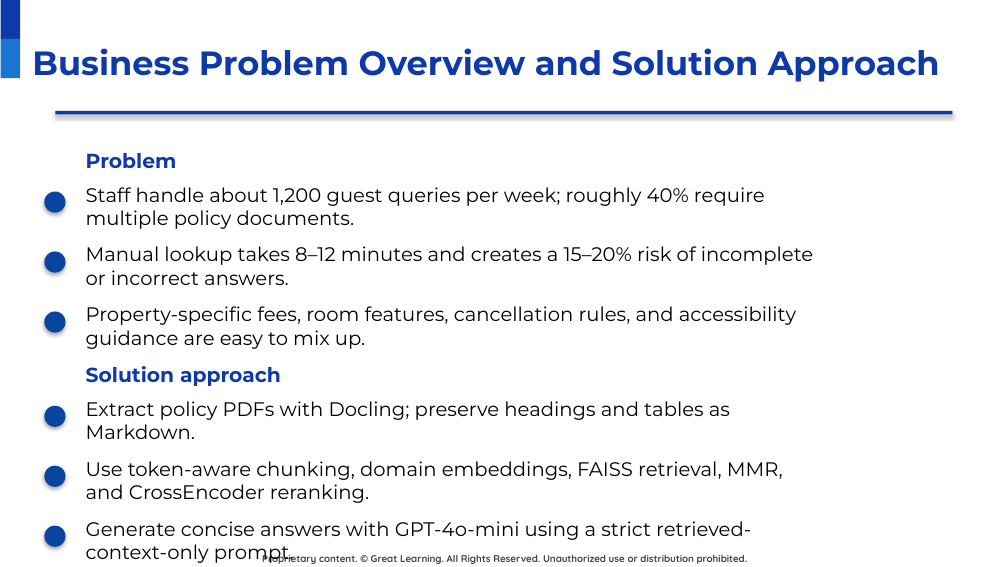
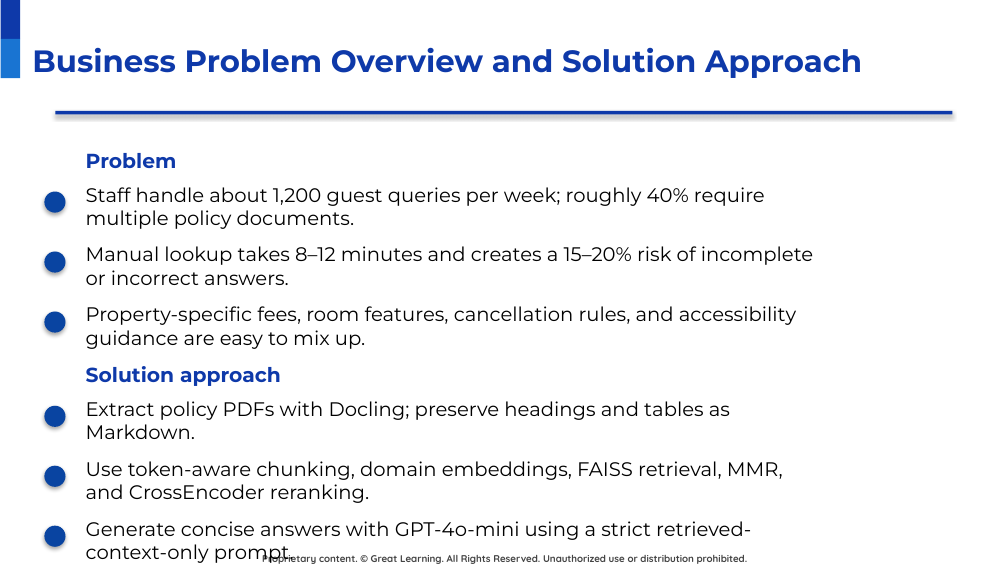
Before and after one commit to raovutukoor1/aurora-stay-qna, a slide deck: slide 4 of presentations/Aurora_Stays_RAG_Project_Presentation_Template_Style.pptx. Drawn at 1008x567 pixels with LibreOffice and Linux fonts; fonts in the diff are those of the drawing; background and template pictures are left out. Boxes give left, top, right and bottom in pixels: in the first picture for what was removed or moved away, otherwise in the second. Text is boxed around its words. In the diff, an @@ line names an element or a change of style, - is before the commit and + after.

```diff
--- a/presentations/Aurora_Stays_RAG_Project_Presentation_Template_Style.pptx
+++ b/presentations/Aurora_Stays_RAG_Project_Presentation_Template_Style.pptx
@@ title "Business Problem Overview and Solution ..." at [32,47,862,78]: size 24 to 22 pt @@
```
Also in this commit, not shown: 1 other slide changed, 12 slides added, 2 other files.
